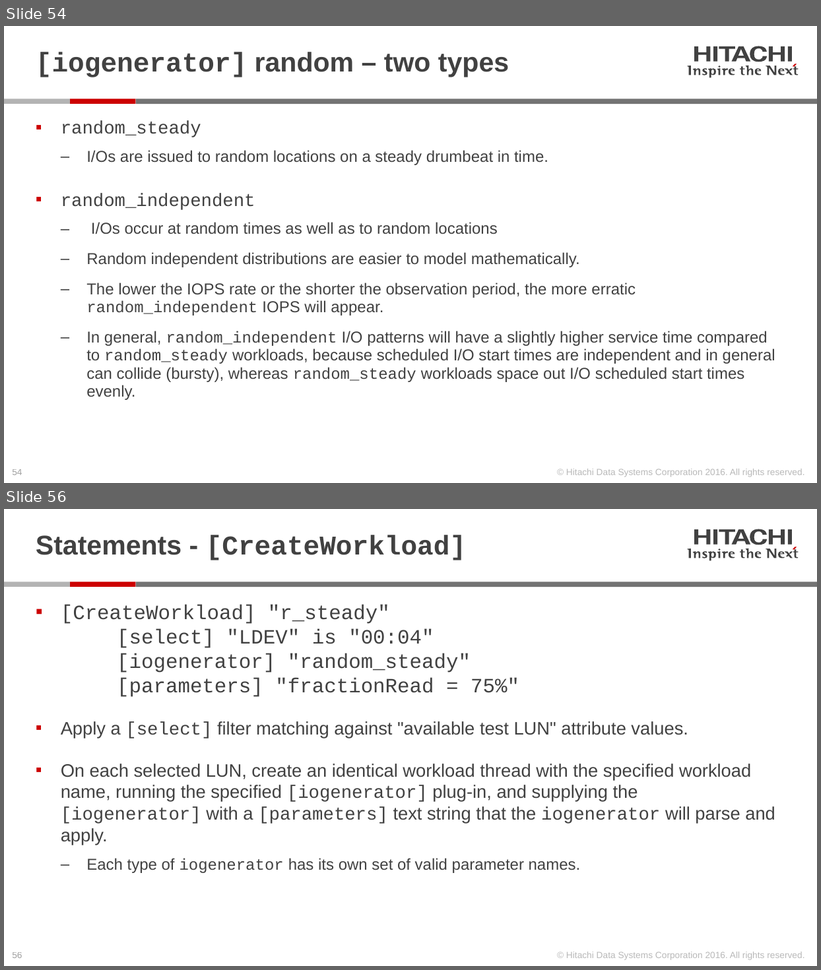
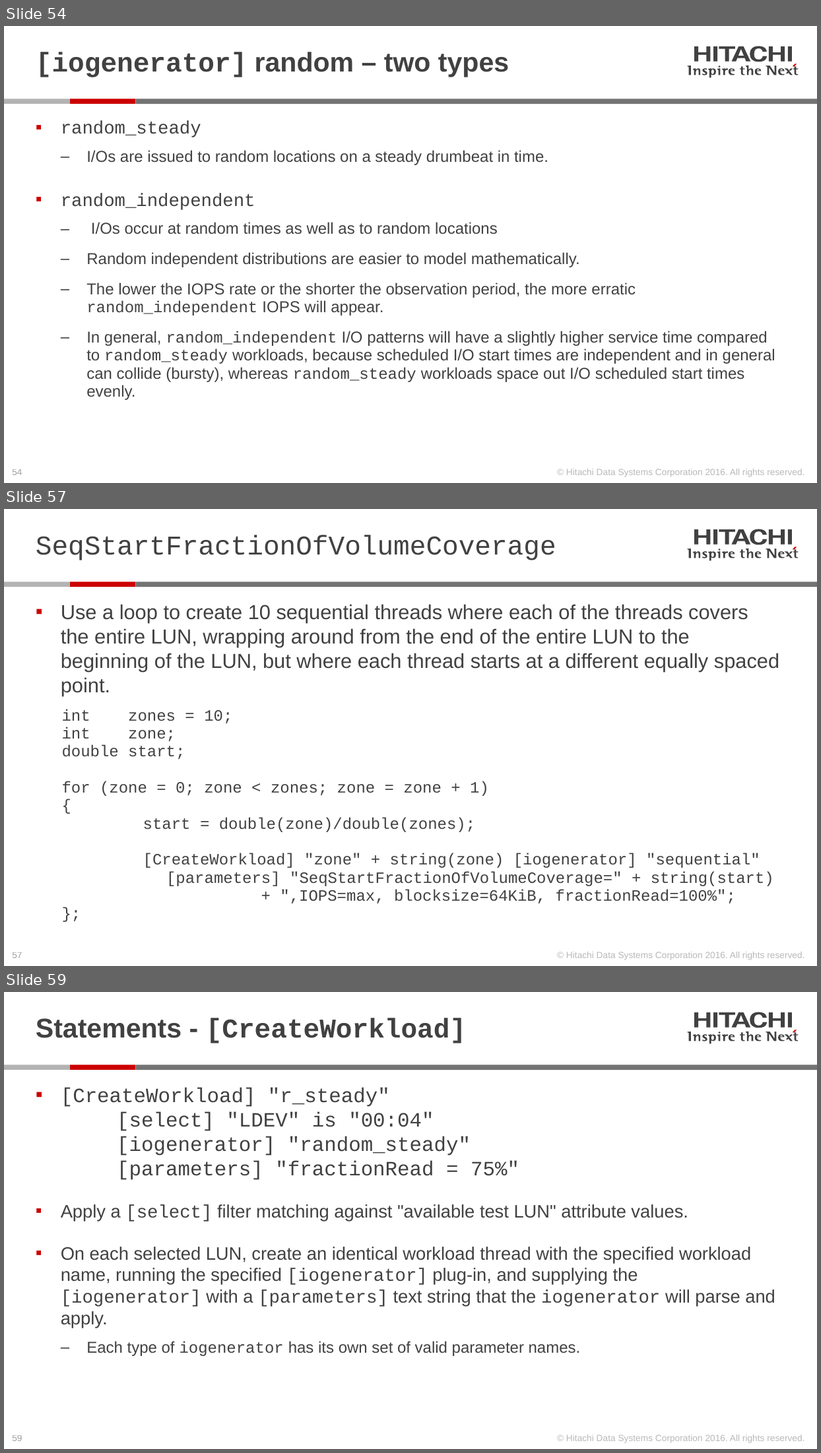
Before and after one commit to Hitachi-Data-Systems/ivy, a slide deck: doc/Programming ivy reference.pptx. Shown one above the other, each under a label of ours: slides 54 and 56 before the commit, slides 54, 57 and 59 after it; the slides between them are not shown. The pictures are 821x970 and 821x1453 pixels, drawn with LibreOffice and Linux fonts; fonts in the diff are those of the drawing. Boxes give left, top, right and bottom in pixels: in the first picture for what was removed or moved away, otherwise in the second. Text is boxed around its words. In the diff, an @@ line names an element or a change of style, - is before the commit and + after.

Commit message:
add sequential examples to Programming ivy reference

```diff
--- a/doc/Programming ivy reference.pptx
+++ b/doc/Programming ivy reference.pptx
@@ slide 57 added at [4, 509, 817, 966], background #FFFFFF; not listed: 28 template elements that a slide beside it also shows @@
@@ title added at [36, 535, 556, 560], 24 pt, text #414141 @@
+SeqStartFractionOfVolumeCoverage
@@ text added at [61, 604, 780, 904], 14 pt, text #414141 @@
+▪ Use a loop to create 10 sequential threads where each of the threads covers the entire LUN, wrapping around from the end of the entire LUN to the beginning of the LUN, but where each thread starts at a different equally spaced point.
+  int zones = 10;
+  int zone;
+  double start;
+  for (zone = 0; zone < zones; zone = zone + 1)
+  {
+  start = double(zone)/double(zones);
+  [CreateWorkload] "zone" + string(zone) [iogenerator] "sequential"
+  [parameters] "SeqStartFractionOfVolumeCoverage=" + string(start)
+  + ",IOPS=max, blocksize=64KiB, fractionRead=100%";
+  };
@@ what was slide 56 is now slide 59 @@
```
Also in this commit, not shown: 3 slides changed, 2 other slides added, 5 other files.
